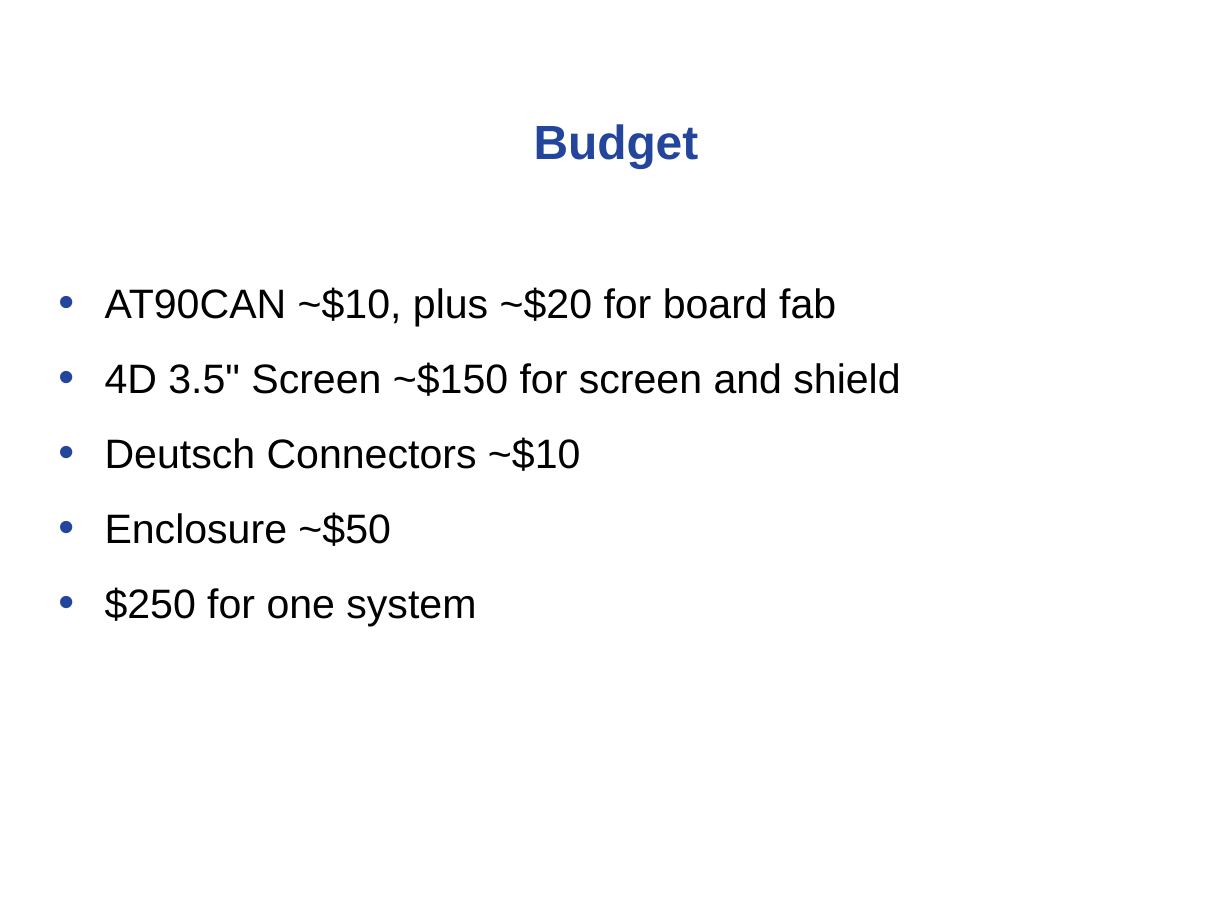
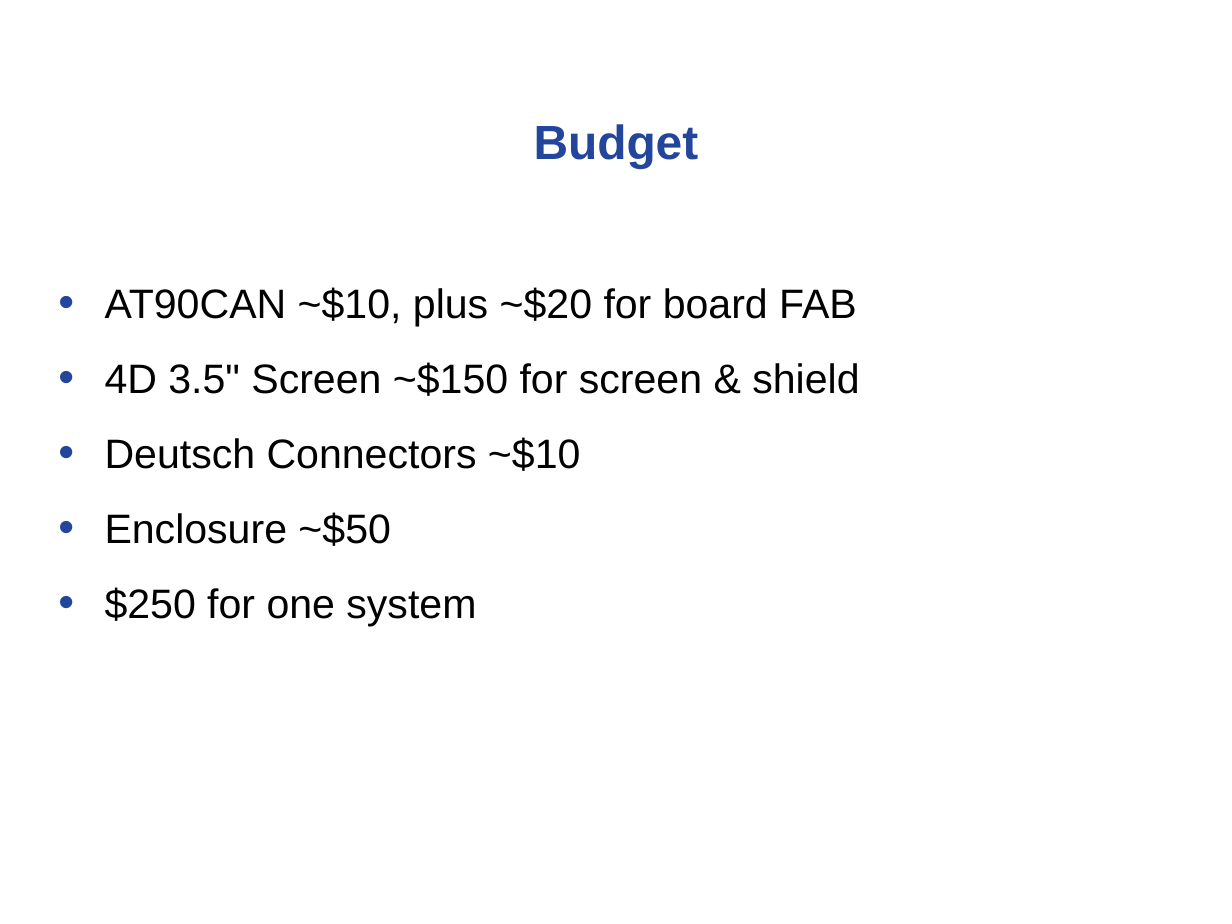
Before and after one commit to noahterickson/DigitalDash, a slide deck: slide 10 of Proposal/Project Proposal.ppt. Drawn at 1232x924 pixels with LibreOffice and Linux fonts; fonts in the diff are those of the drawing; background and template pictures are left out. Boxes give left, top, right and bottom in pixels: in the first picture for what was removed or moved away, otherwise in the second. Text is boxed around its words. In the diff, an @@ line names an element or a change of style, - is before the commit and + after.

```diff
--- a/Proposal/Project Proposal.ppt
+++ b/Proposal/Project Proposal.ppt
@@ text at <box>105,287,859,396</box>: text changed @@
-• AT90CAN ~$10, plus ~$20 for board fab
-• 4D 3.5" Screen ~$150 for screen and shield
+• AT90CAN ~$10, plus ~$20 for board FAB
+• 4D 3.5" Screen ~$150 for screen & shield
```
Also in this commit, not shown: 1 other slide changed.
